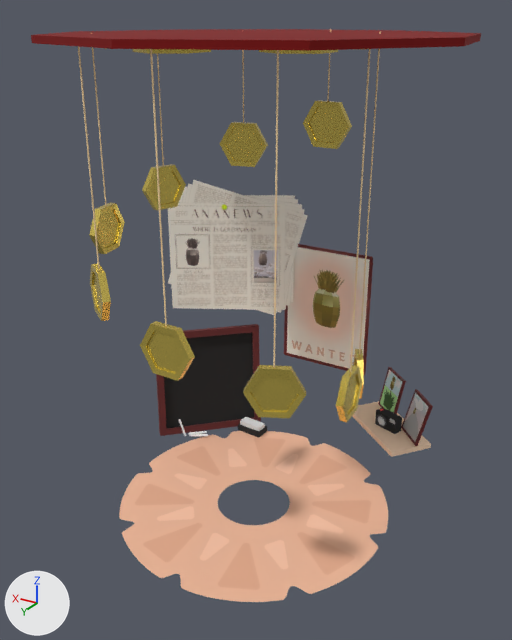
A saved change to the glTF model models/ananasDeco.glb.
Camera for both pictures: a camera (50 mm lens) standing at (-6.73, 11.34, 10.24) and looking at (0.22, -0.24, 4.45). The lights are fixed; the arrows at lower left show +X, +Y and +Z. Where no turn or scale is listed for an object, it has been applied to the vertices.
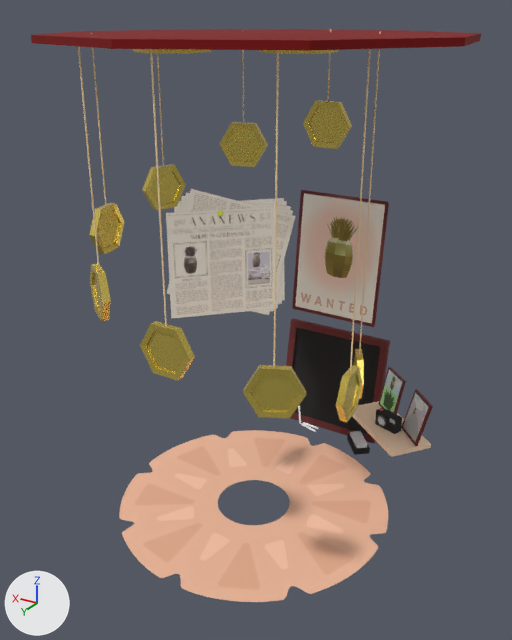
Diff of the bpy script that builds the scene:
```diff
--- a/models/ananasDeco.glb.py
+++ b/models/ananasDeco.glb.py
@@ ob_wanted @@
 ob_wanted = bpy.data.objects.new('wanted', me_plane_003)
-ob_wanted.location = (0.16, -3.47, 3.56)
-ob_wanted.rotation_euler = (1.571, 0.0, -3.142)  # degrees (90, 0, -180)
+ob_wanted.location = (0.13, -4.01, 4.73)
+ob_wanted.rotation_euler = (1.475, 0.00594, 3.139)  # degrees (85, 0.3, 180)
@@ ob_newspaper @@
 ob_newspaper = bpy.data.objects.new('newspaper', me_plane_004)
-ob_newspaper.location = (2.29, -2.76, 4.94)
-ob_newspaper.rotation_euler = (1.571, 0.0, 0.499)  # degrees (90, 0, 29)
+ob_newspaper.location = (2.8, -3.33, 4.58)
+ob_newspaper.rotation_euler = (1.659, -0.0119, 0.813)  # degrees (95, -0.7, 47)
 ob_newspaper.scale = (1.75, 1.75, 1.75)
@@ ob_tableau @@
 ob_tableau = bpy.data.objects.new('tableau', me_cube_032)
-ob_tableau.location = (2.77, -2.11, 1.51)
-ob_tableau.rotation_euler = (0.163, -0.023, 0.812)  # degrees (9.3, -1.3, 47)
+ob_tableau.location = (0.0, -3.77, 1.51)
+ob_tableau.rotation_euler = (0.17, 0.0, 0.0)  # degrees (10, 0, 0)
 ob_tableau.scale = (1.35, 0.0782, 1.36)
@@ ob_cylinder_084 @@
 ob_cylinder_084 = bpy.data.objects.new('Cylinder.084', me_cylinder_138)
-ob_cylinder_084.location = (2.71, -1.48, 0.18)
-ob_cylinder_084.rotation_euler = (1.505, -1.703, -0.951)  # degrees (86, -98, -54)
+ob_cylinder_084.location = (0.42, -3.29, 0.18)
+ob_cylinder_084.rotation_euler = (-1.636, -1.439, 1.382)  # degrees (-94, -82, 79)
 ob_cylinder_084.scale = (0.0283, 0.0283, -0.238)
@@ ob_cylinder_085 @@
 ob_cylinder_085 = bpy.data.objects.new('Cylinder.085', me_cylinder_139)
-ob_cylinder_085.location = (3.13, -1.35, 0.35)
-ob_cylinder_085.rotation_euler = (0.0199, 0.371, 0.0687)  # degrees (1.1, 21, 3.9)
+ob_cylinder_085.location = (0.8, -3.5, 0.35)
+ob_cylinder_085.rotation_euler = (0.0199, 0.371, -0.74)  # degrees (1.1, 21, -42)
 ob_cylinder_085.scale = (0.0283, 0.0283, -0.238)
@@ ob_cylinder_086 @@
 ob_cylinder_086 = bpy.data.objects.new('Cylinder.086', me_cylinder_140)
-ob_cylinder_086.location = (2.8, -1.57, 0.18)
-ob_cylinder_086.rotation_euler = (1.531, -0.769, -0.883)  # degrees (88, -44, -51)
+ob_cylinder_086.location = (0.42, -3.41, 0.18)
+ob_cylinder_086.rotation_euler = (1.531, -0.769, -1.692)  # degrees (88, -44, -97)
 ob_cylinder_086.scale = (0.0283, 0.0283, -0.238)
@@ ob_brosse @@
 ob_brosse = bpy.data.objects.new('brosse', me_cube_033)
-ob_brosse.location = (1.68, -2.5, 0.18)
-ob_brosse.rotation_euler = (0.0, 0.0, -0.0738)  # degrees (0, 0, -4.2)
+ob_brosse.location = (-1.02, -3.25, 0.18)
+ob_brosse.rotation_euler = (0.0, 0.0, -0.882)  # degrees (0, 0, -51)
 ob_brosse.scale = (0.34, 0.194, 0.0789)
```

Boxes [x1, y1, x2, y2] around the edits, measured in the pictures (512 x 640 px):
'newspaper', moved, turned: before [168, 180, 308, 315]; after [166, 189, 296, 319]
'tableau', moved, turned: before [156, 324, 261, 436]; after [286, 319, 390, 444]
'wanted', moved, turned: before [284, 244, 373, 375]; after [292, 190, 389, 327]
'brosse', moved, turned: before [238, 417, 267, 438]; after [347, 431, 370, 455]
'Cylinder.085', moved, turned: before [179, 419, 186, 436]; after [298, 406, 301, 424]
'Cylinder.084', moved, turned: before [189, 434, 208, 436]; after [301, 423, 316, 432]
'Cylinder.086', moved, turned: before [189, 431, 207, 434]; after [303, 422, 319, 429]
